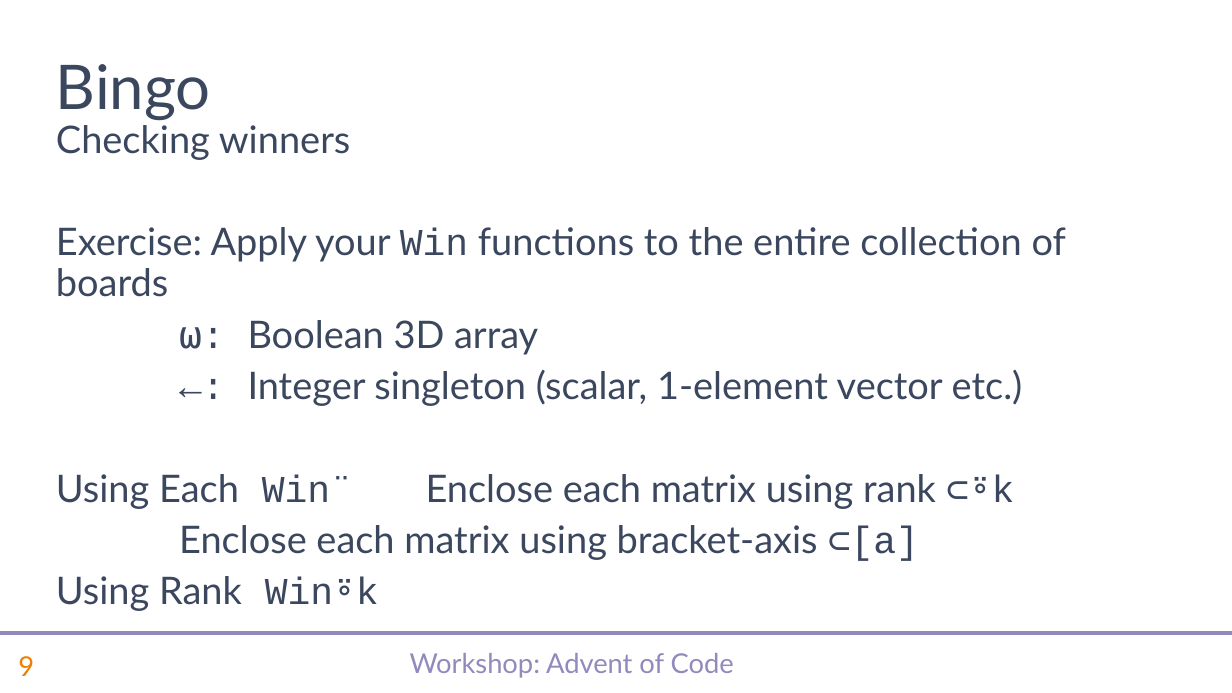
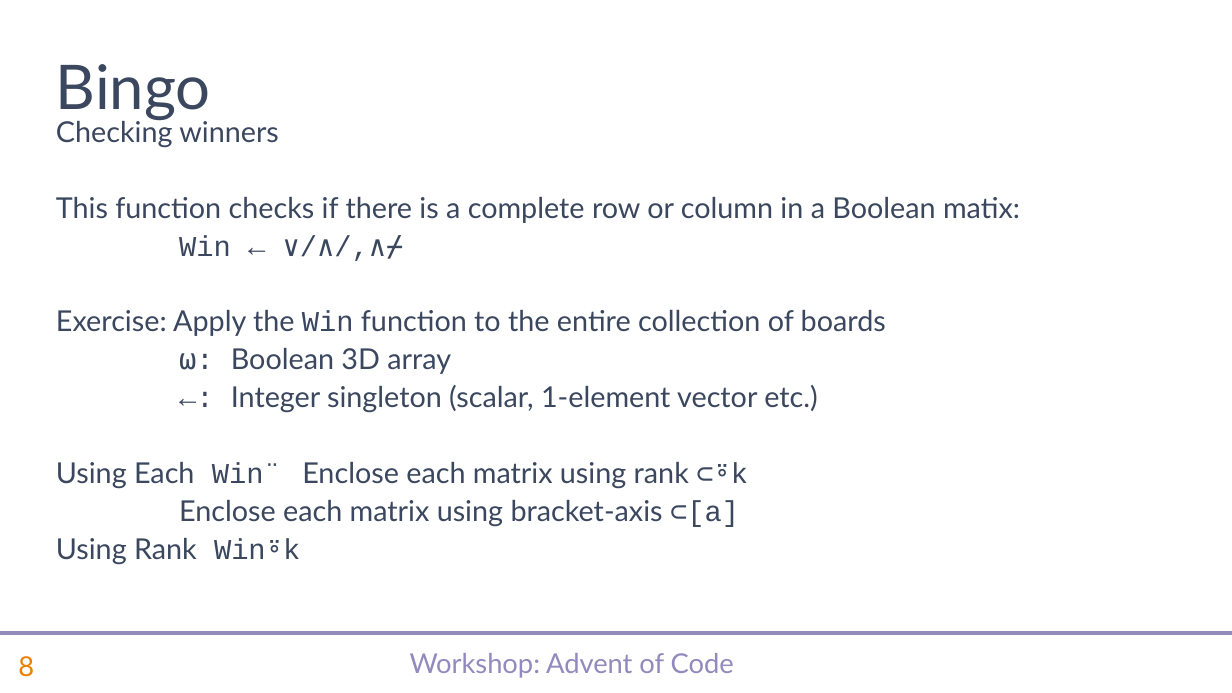
Before and after one commit to abrudz/SimCorp, a slide deck: slide 9 of aoc/slides.pptx (slide 10 before the commit). Drawn at 1232x693 pixels with LibreOffice and Linux fonts; fonts in the diff are those of the drawing; background and template pictures are left out. Boxes give left, top, right and bottom in pixels: in the first picture for what was removed or moved away, otherwise in the second. Text is boxed around its words. In the diff, an @@ line names an element or a change of style, - is before the commit and + after.

```diff
--- a/aoc/slides.pptx
+++ b/aoc/slides.pptx
@@ text at <box>56,117,817,565</box>: size 22.2 to 16.8 pt in "Checking winners", "⍵: Boolean 3D array", "←: Integer singleton (scalar, 1-element vector etc.)", "Using Each Win¨ Enclose each matrix using ..." and 2 more places; line spacing 0.9 to 0.8 @@
@@ text at <box>56,197,1020,336</box>: text changed; size 22.2 to 16.8 pt @@
-Exercise: Apply your Win functions to the entire collection of boards
+This function checks if there is a complete row or column in a Boolean matix:
+Win ← ∨/∧/,∧⌿
+Exercise: Apply the Win function to the entire collection of boards
@@ page number at <box>18,656,34,677</box>: text changed @@
-9
+8
```
Also in this commit, not shown: 14 other slides changed, 20 slides removed, 1 other file.
